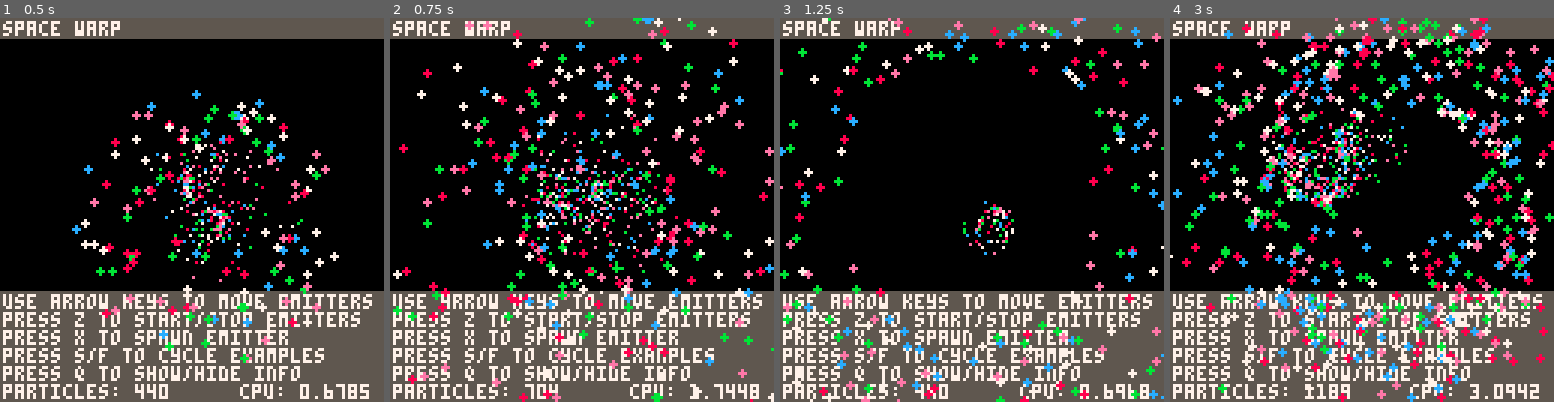
Above: before the commit, frames 1-4 (left to right).
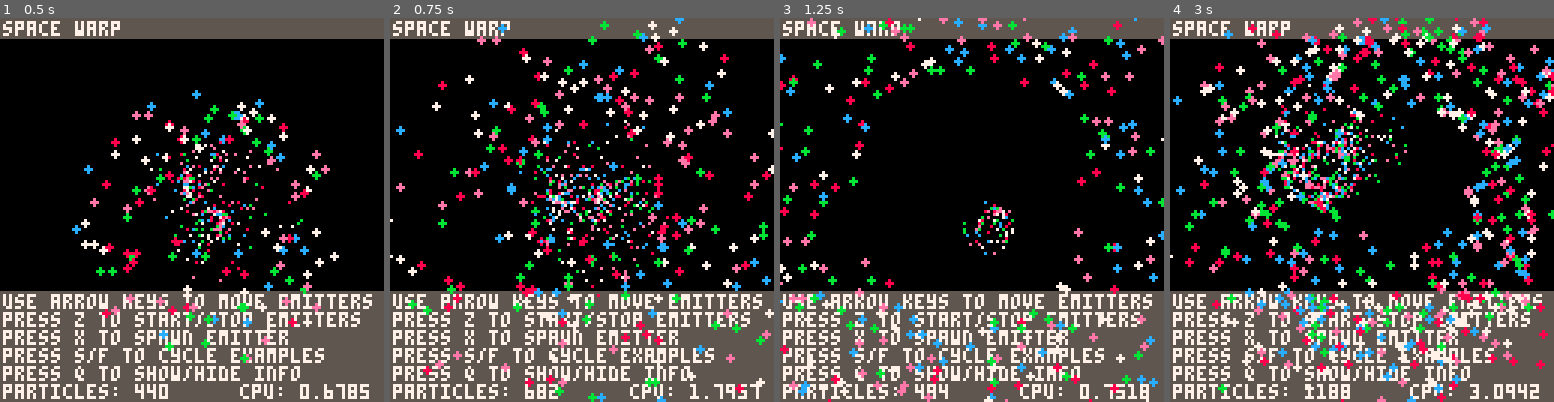
Above: after the commit, the same moments.

Repository: MaxwellDexter/pico-ps
Game: PICO-8 cartridge ps-demo.p8
Same seed, same stepped clock (60 frames per second), same inputs: the game is played once before the commit and once after it.
Inputs:
- Up to frame 1 (0.5 s): tap X (X key) at 0.33 s
- Up to frame 2 (0.75 s): tap O (Z key) at 0.7 s
- Up to frame 3 (1.25 s): tap X (X key) at 1.07 s
- Up to frame 4 (3 s): hold Right 1.6-2.1 s; tap O (Z key) every 0.4 s from 1.7 to 2.9 s; tap X (X key) at 1.85, 2.97 s; hold Up 2.15-2.42 s; hold Right from 2.47 s (still down)

Frame 1 is identical in both runs. In frame 2, 17% of the frame differs, in the area x 0-100%, y 0-100%; in frame 3, 11%; in frame 4, 10%.

Commit message:
using foreach
- converted some for loops to foreach

Diff:
--- a/ps-demo.p8
+++ b/ps-demo.p8
@@ -35,9 +35,7 @@
   print("particles: "..get_all_particles(), 1, 122, 7)
   print("cpu: "..stat(1), 80, 122, 7)
  end
- for e in all(my_emitters) do
-  e.draw(e)
- end
+ foreach(my_emitters, function(obj) obj:draw() end)
 end
 
 function get_all_particles()
--- a/ps.lua
+++ b/ps.lua
@@ -212,9 +212,7 @@
 
 -- tells of the particles to draw themselves
 function emitter:draw()
- for p in all(self.particles) do
-  p.draw(p)
- end
+ foreach(self.particles, function(obj) obj:draw() end)
 end
 
 function emitter:get_colour()
